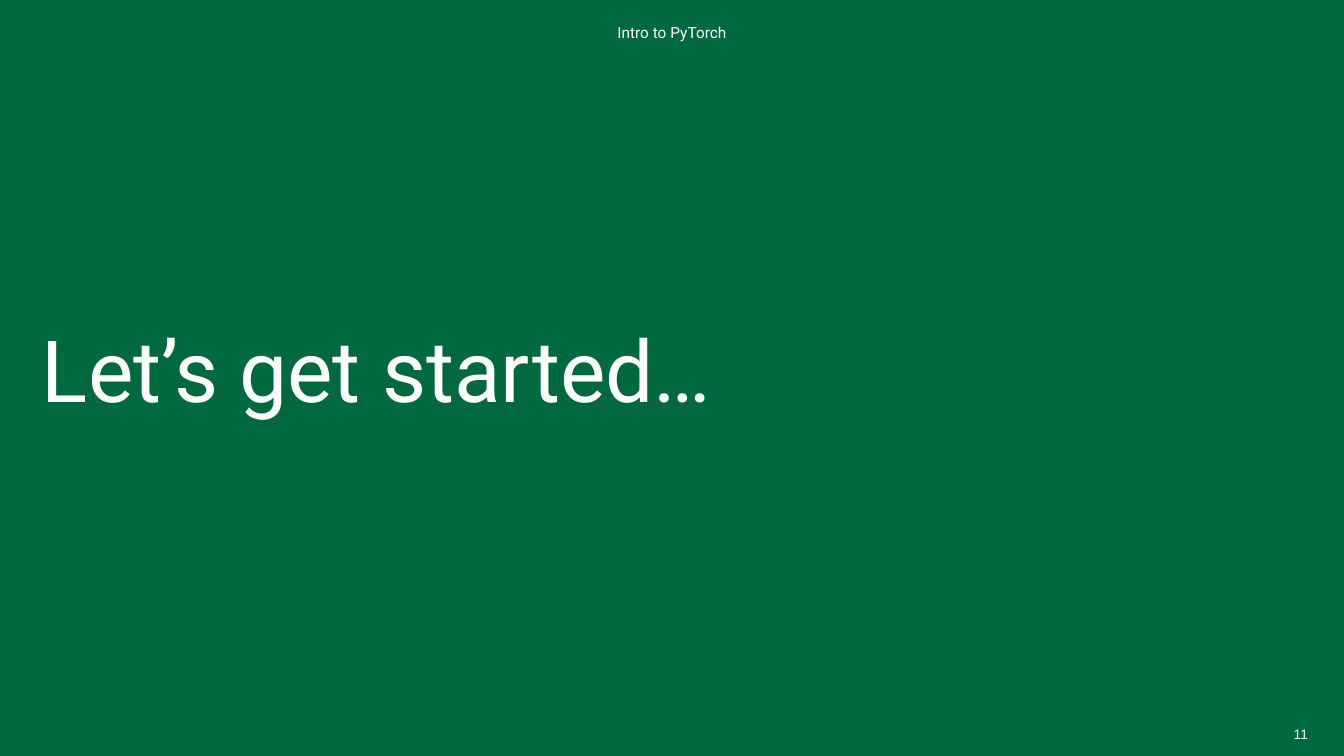
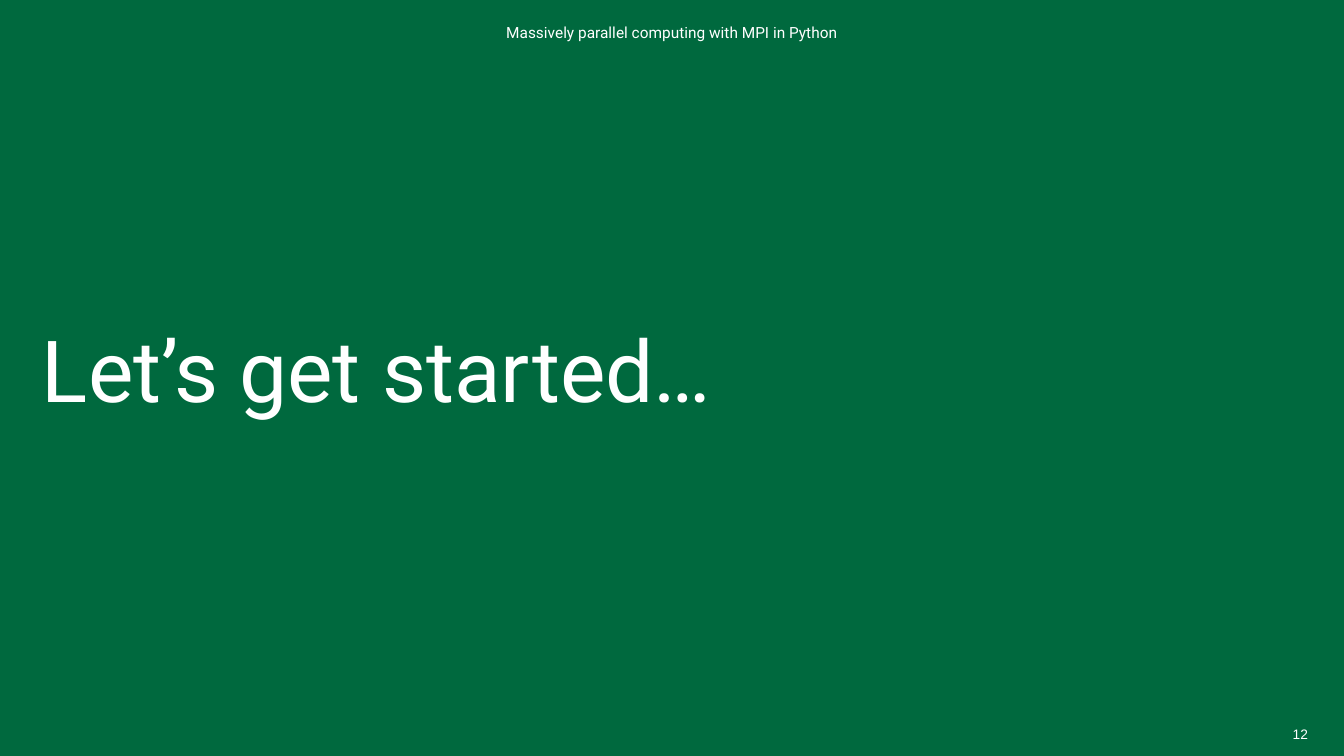
Before and after one commit to Dartmouth-Libraries/distributed-computing-with-python-and-mpi, a slide deck: slide 12 of ppt/Distributed-Computing-with-MPI.pptx (slide 11 before the commit). Drawn at 1344x756 pixels with LibreOffice and Linux fonts; fonts in the diff are those of the drawing; background and template pictures are left out. Boxes give left, top, right and bottom in pixels: in the first picture for what was removed or moved away, otherwise in the second. Text is boxed around its words. In the diff, an @@ line names an element or a change of style, - is before the commit and + after.

```diff
--- a/ppt/Distributed-Computing-with-MPI.pptx
+++ b/ppt/Distributed-Computing-with-MPI.pptx
@@ text at (506, 26, 837, 42): text changed @@
-Intro to PyTorch
+Massively parallel computing with MPI in Python
@@ page number at (1293, 729, 1308, 739): text changed @@
-11
+12
```
Also in this commit, not shown: 7 other slides changed, 4 slides added, 3 slides removed.
